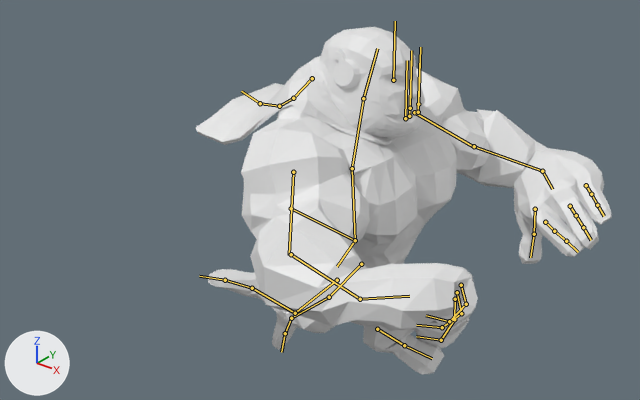
The glTF model public/assets/models/playermodels/captaincannon/captaincannon.glb as it was, and as the next commit left it.
Camera for both pictures: a camera (50 mm lens) standing at (5.43, -7.44, 7.23) and looking at (-0.41, -0.14, 2.7). The lights are fixed; the arrows at lower left show +X, +Y and +Z. The picture after the commit comes second. Both versions are drawn at frame 8 of the action 'cc_swim'; the numbers are the values there. The bones that change, and the others that lie on the model, are drawn over the model as lines.

Names of what the first picture shows: 'body', 'head'.
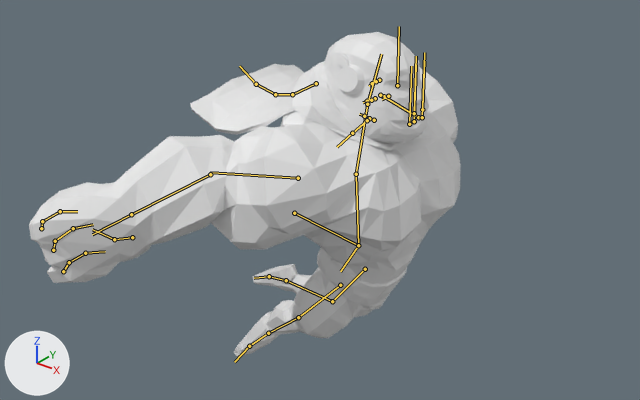
Edits to the bpy script that builds the scene:
```text
Change bone_torso:
    where bone_torso = bpy.data.objects['captaincannon'].pose.bones['Torso']  # child of 'Root'
    bone_torso.location: (0.0, 0.04, 0.02) -> (0.0, 0.1, -0.02)
Change bone_bicep_l:
    where bone_bicep_l = bpy.data.objects['captaincannon'].pose.bones['Bicep.L']  # child of 'Spine2'
    bone_bicep_l.rotation_quaternion: (0.935, 0.35, -0.022, -0.043) -> (0.826, -0.434, 0.28, -0.227)  # degrees (41, -1, -5) -> degrees (-61, 15, -40)
Change bone_forearm_l:
    where bone_forearm_l = bpy.data.objects['captaincannon'].pose.bones['Forearm.L']  # child of 'Bicep.L'
    bone_forearm_l.rotation_quaternion: (0.925, 0.339, -0.095, -0.139) -> (0.965, 0.257, 0.017, 0.047)  # degrees (41, -5, -19) -> degrees (30, 0, 6)
Change bone_hand_l:
    where bone_hand_l = bpy.data.objects['captaincannon'].pose.bones['Hand.L']  # child of 'Forearm.L'
    bone_hand_l.rotation_quaternion: (0.634, 0.51, 0.581, 0.023) -> (0.93, 0.059, 0.299, -0.204)  # degrees (106, 45, 62) -> degrees (-1, 36, -25)
Change bone_cape:
    where bone_cape = bpy.data.objects['captaincannon'].pose.bones['Cape']  # child of 'Spine2'
    bone_cape.rotation_quaternion: (-0.971, 0.238, 0.001, 0.001) -> (-0.928, 0.374, 0.002, 0.005)  # degrees (-28, 0, 0) -> degrees (-44, 0, 0)
Change bone_cape2:
    where bone_cape2 = bpy.data.objects['captaincannon'].pose.bones['Cape2']  # child of 'Cape'
    bone_cape2.rotation_quaternion: (0.978, -0.209, 0.0, -0.001) -> (0.969, -0.246, -0.002, -0.002)  # degrees (-24, 0, 0) -> degrees (-28, 0, 0)
Change bone_bicep_r:
    where bone_bicep_r = bpy.data.objects['captaincannon'].pose.bones['Bicep.R']  # child of 'Spine2'
    bone_bicep_r.rotation_quaternion: (0.936, 0.349, 0.026, 0.043) -> (0.839, -0.436, -0.23, 0.232)  # degrees (41, 1, 6) -> degrees (-58, -11, 37)
Change bone_forearm_r:
    where bone_forearm_r = bpy.data.objects['captaincannon'].pose.bones['Forearm.R']  # child of 'Bicep.R'
    bone_forearm_r.rotation_quaternion: (0.927, 0.338, 0.094, 0.136) -> (0.965, 0.257, -0.017, -0.047)  # degrees (41, 5, 18) -> degrees (30, 0, -6)
Change bone_hand_r:
    where bone_hand_r = bpy.data.objects['captaincannon'].pose.bones['Hand.R']  # child of 'Forearm.R'
    bone_hand_r.rotation_quaternion: (0.634, 0.51, -0.581, -0.023) -> (0.93, 0.059, -0.299, 0.204)  # degrees (106, -45, -62) -> degrees (-1, -36, 25)
Change bone_shin_l:
    where bone_shin_l = bpy.data.objects['captaincannon'].pose.bones['Shin.L']  # child of 'Thigh.L'
    bone_shin_l.rotation_quaternion: (0.996, -0.072, 0.055, -0.017) -> (0.889, -0.444, 0.026, -0.106)  # degrees (-8, 6, -2) -> degrees (-53, -3, -12)
Change bone_shin_r:
    where bone_shin_r = bpy.data.objects['captaincannon'].pose.bones['Shin.R']  # child of 'Thigh.R'
    bone_shin_r.rotation_quaternion: (0.906, -0.411, -0.029, 0.098) -> (0.998, -0.035, -0.058, 0.008)  # degrees (-49, 2, 12) -> degrees (-4, -7, 1)
```

What differs and where, as boxes [x1, y1, x2, y2] in the pictures (640 x 400 px):
'body', posed (7% shorter)
    before: [195, 56, 612, 374]
    after: [29, 61, 461, 356]
'head', posed
    before: [316, 27, 425, 138]
    after: [320, 32, 429, 143]
bone 'Torso', root to tip
    before: (291, 208) to (355, 240)
    after: (294, 213) to (358, 245)
bone 'Bicep.L', root to tip
    before: (414, 112) to (473, 146)
    after: (418, 117) to (379, 94)
bone 'Forearm.L', root to tip
    before: (474, 146) to (542, 171)
    after: (380, 95) to (388, 96)
bone 'Hand.L', root to tip
    before: (542, 171) to (552, 189)
    after: (388, 96) to (382, 99)
bone 'Cape', root to tip
    before: (312, 78) to (293, 98)
    after: (316, 83) to (292, 94)
bone 'Cape2', root to tip
    before: (293, 98) to (279, 106)
    after: (292, 94) to (275, 94)
bone 'Bicep.R', root to tip
    before: (293, 172) to (289, 255)
    after: (298, 178) to (210, 172)
bone 'Forearm.R', root to tip
    before: (291, 254) to (360, 299)
    after: (210, 174) to (131, 214)
bone 'Hand.R', root to tip
    before: (360, 299) to (409, 296)
    after: (131, 214) to (92, 234)
bone 'Shin.L', root to tip
    before: (329, 297) to (291, 318)
    after: (332, 301) to (286, 280)
bone 'Shin.R', root to tip
    before: (295, 313) to (252, 288)
    after: (298, 317) to (268, 333)
